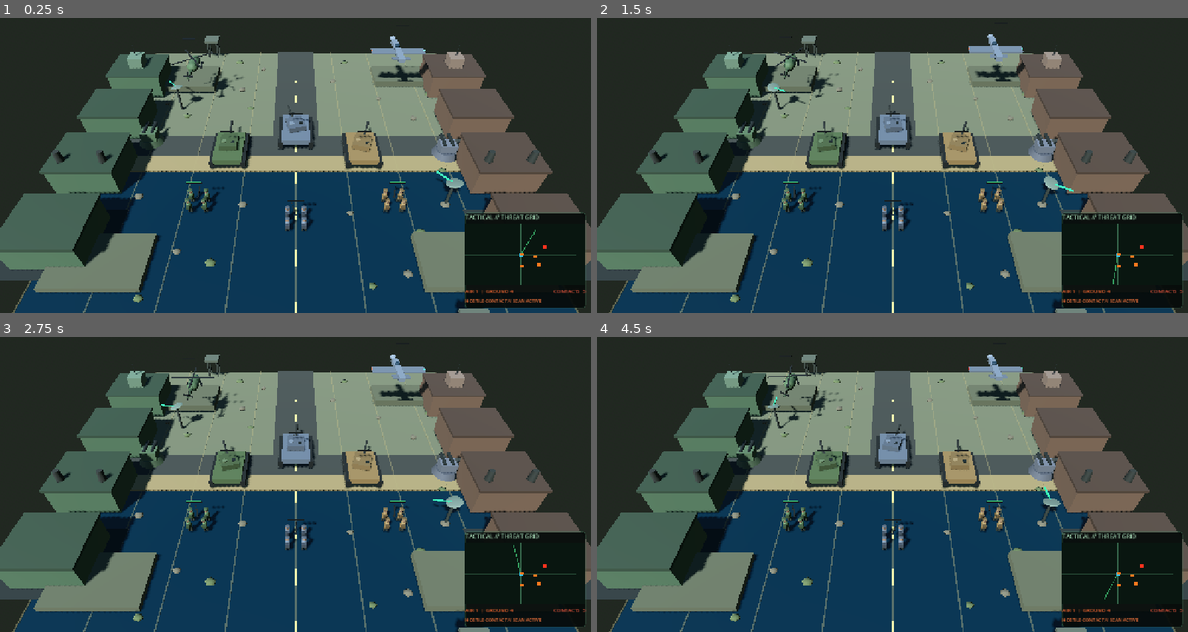
Above: before the commit, frames 1-4 (two rows, left to right).
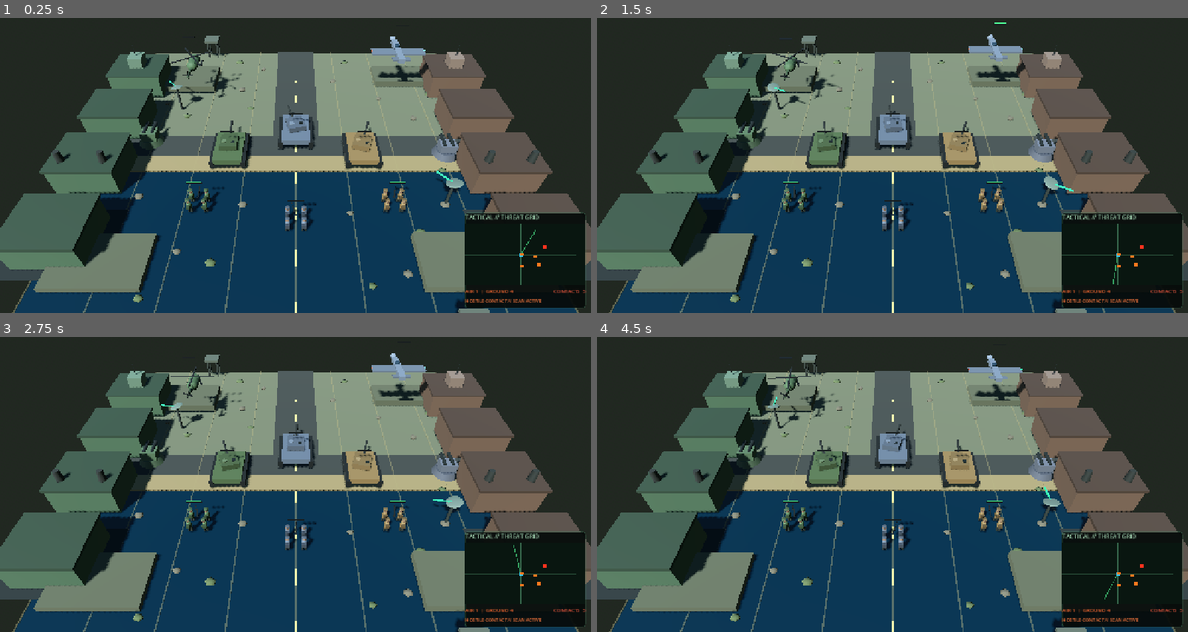
Above: after the commit, the same moments.

Repository: Jamalalbaroty/storm-generals-mobil
Game: Godot game, scene res://prototype_3d/battlefield_3d.tscn
Same seed, same stepped clock (60 frames per second), same inputs: the game is played once before the commit and once after it. This scene is started directly instead of the project's main scene.
Inputs (mouse positions are in pixels of both pictures, inside the frame that each line leads up to):
- Up to frame 1 (0.25 s): no input
- Up to frame 2 (1.5 s): move the mouse to (1022, 130) at 0.52 s; click (1022, 130) at 0.67 s; drag from (774, 162) to (862, 212) at 1.27 s
- Up to frame 3 (2.75 s): move the mouse to (354, 393) at 2.02 s; click (354, 393) at 2.17 s
- Up to frame 4 (4.5 s): drag from (862, 531) to (715, 416) at 2.77 s; move the mouse to (1069, 516) at 3.52 s; click (1069, 516) at 3.67 s; drag from (715, 416) to (803, 384) at 4.27 s

The runs differ from the first frame. In frame 1, 0.3% of the frame differs, in the area x 29-72%, y 6-27%; in frame 2, 0.3%; in frame 3, 0.4%; in frame 4, 0.4%, in the area x 28-73%, y 6-27%.

Commit message:
Give each faction a distinct building accent color

Diff:
--- a/prototype_3d/battlefield_3d.gd
+++ b/prototype_3d/battlefield_3d.gd
@@ -717,6 +717,20 @@
 	if background:
 		background.visible = progress < 1.0
 
+func _get_faction_accent_color(faction_id: String) -> Color:
+	match faction_id:
+		"american":
+			return Color(0.20, 0.48, 0.82)
+		"chinese":
+			return Color(0.82, 0.20, 0.16)
+		"arab":
+			return Color(0.20, 0.58, 0.32)
+		"watan":
+			return Color(0.88, 0.68, 0.22)
+		_:
+			return Color(0.62, 0.62, 0.58)
+
+
 func _add_base_building(at: Vector3, kind: String, tint: Color, faction_id: String, build_progress: float = 1.0, show_progress: bool = false) -> Node3D:
 	var building := Node3D.new()
 	building.name = faction_id + "_" + kind
@@ -760,12 +774,12 @@
 	building.add_child(roof)
 
 	var faction_stripe := MeshInstance3D.new()
+	faction_stripe.name = "FactionStripe"
 	var stripe_mesh := BoxMesh.new()
 	stripe_mesh.size = Vector3(5.5, 0.20, 0.12)
 	faction_stripe.mesh = stripe_mesh
 	faction_stripe.position = Vector3(0.0, 2.72, -2.67)
-	var stripe_color := Color(0.20, 0.48, 0.82) if faction_id == "american" else Color(0.82, 0.20, 0.16)
-	faction_stripe.material_override = _make_armour_material(stripe_color)
+	faction_stripe.material_override = _make_armour_material(_get_faction_accent_color(faction_id))
 	building.add_child(faction_stripe)
 
 	var door := MeshInstance3D.new()
